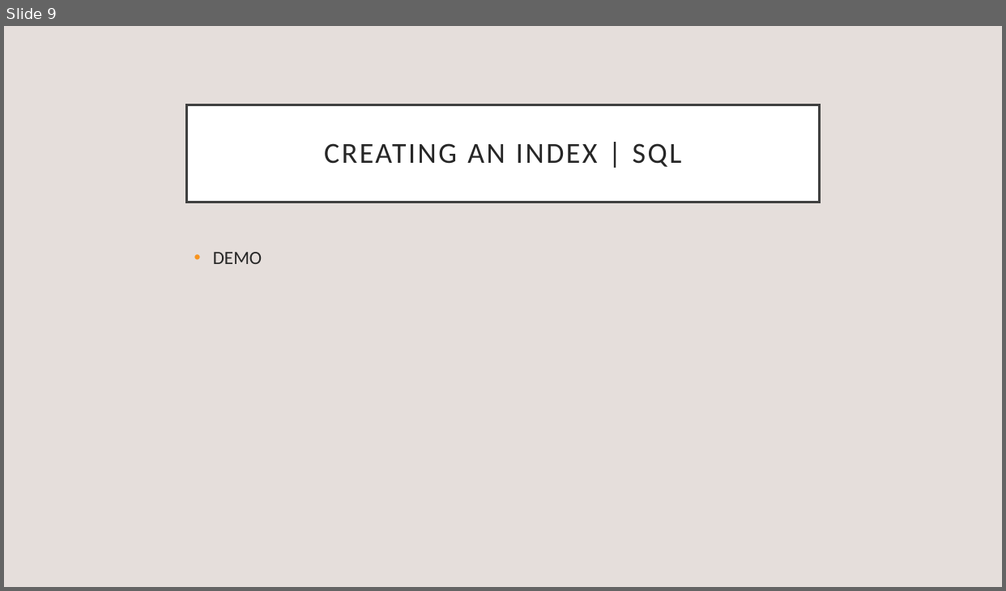
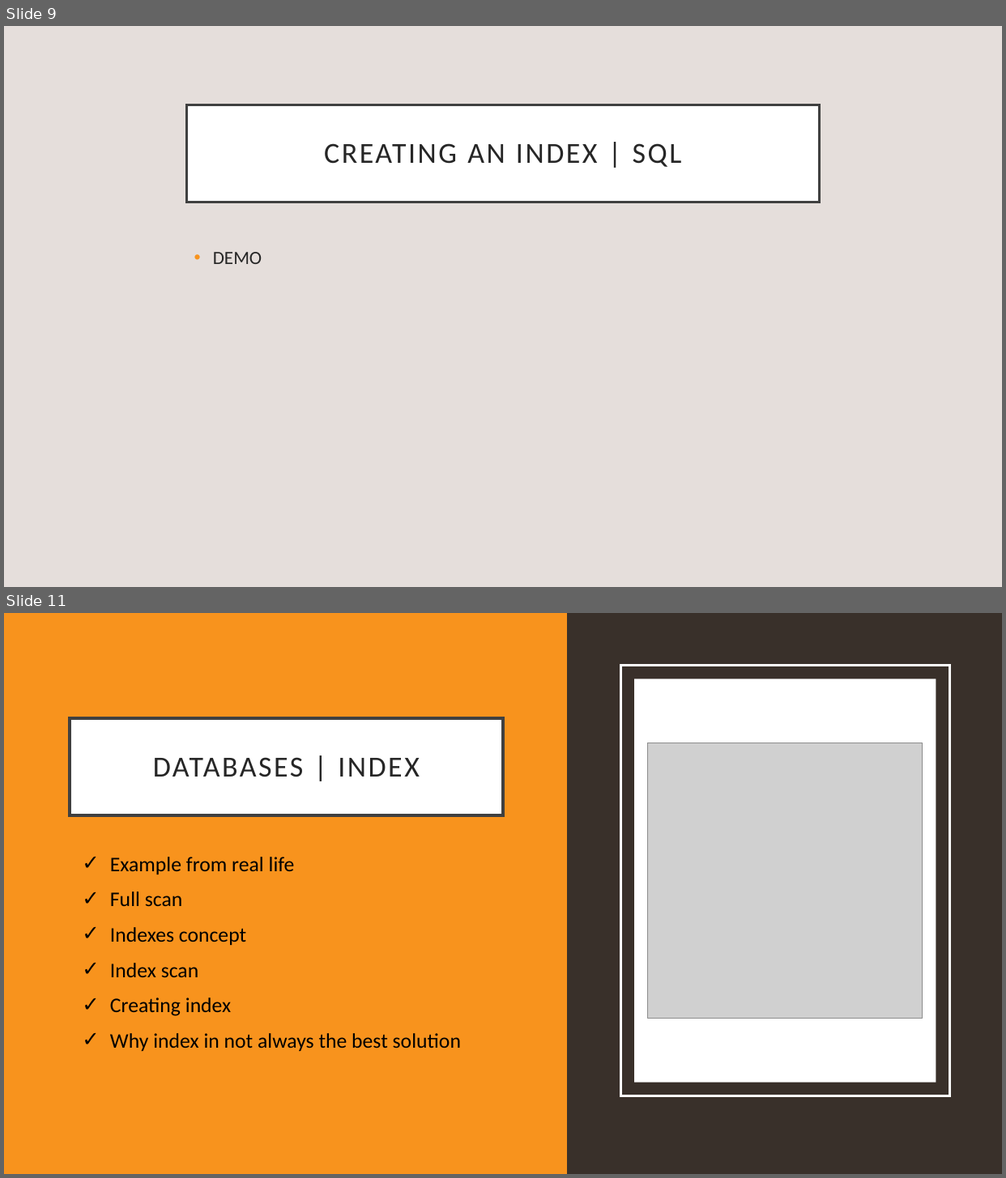
Before and after one commit to saharavishag/crypto, a slide deck: DbIndexes.pptx. Shown one above the other, each under a label of ours: slide 9 before the commit, slides 9 and 11 after it; the slides between them are not shown. The pictures are 1006x591 and 1006x1178 pixels, drawn with LibreOffice and Linux fonts; fonts in the diff are those of the drawing; grey boxes stand for pictures. Boxes give left, top, right and bottom in pixels: in the first picture for what was removed or moved away, otherwise in the second. Text is boxed around its words. In the diff, an @@ line names an element or a change of style, - is before the commit and + after.

```diff
--- a/DbIndexes.pptx
+++ b/DbIndexes.pptx
@@ slide 11 added at box(4, 613, 1002, 1174), background #39302A @@
@@ rectangle added at box(4, 613, 567, 1174), fill #F8931D @@
@@ rectangle added at box(621, 666, 949, 1096), outline #FFFFFF 2.5 pt @@
@@ rectangle added at box(634, 679, 936, 1082), fill #FFFFFF @@
@@ title added at box(70, 718, 503, 815), fill #FFFFFF, outline #404040 3 pt, 28 pt, text #262626 @@
+DATABASES | INDEX
@@ picture added at box(648, 743, 923, 1018) @@
@@ text added at box(110, 857, 461, 1051), 20 pt, text #000000 @@
+✓ Example from real life
+✓ Full scan
+✓ Indexes concept
+✓ Index scan
+✓ Creating index
+✓ Why index in not always the best solution
```
Also in this commit, not shown: 2 slides changed.
